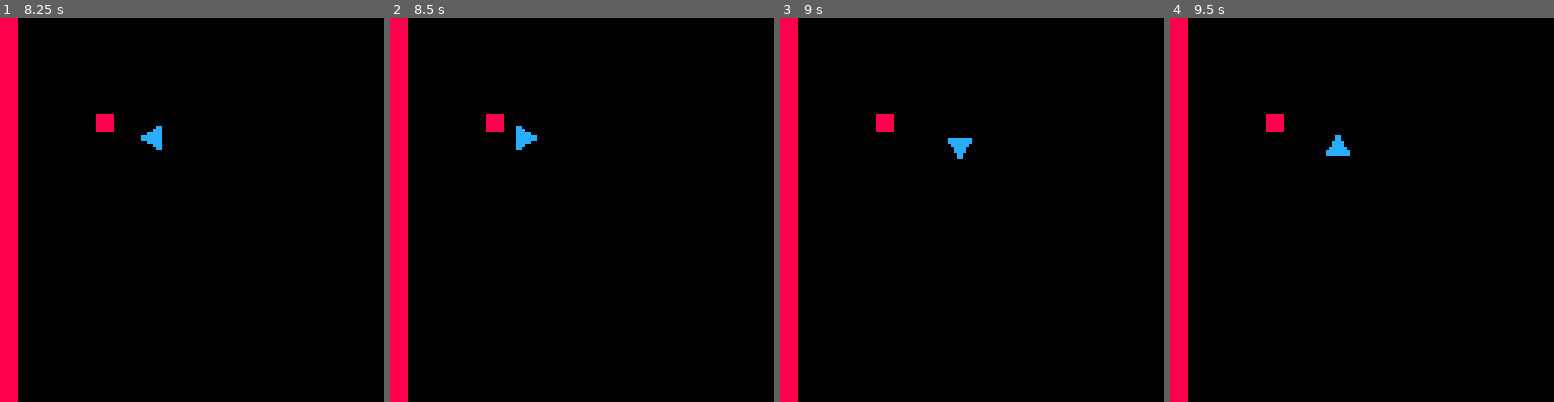
Above: before the commit, frames 1-4 (left to right).
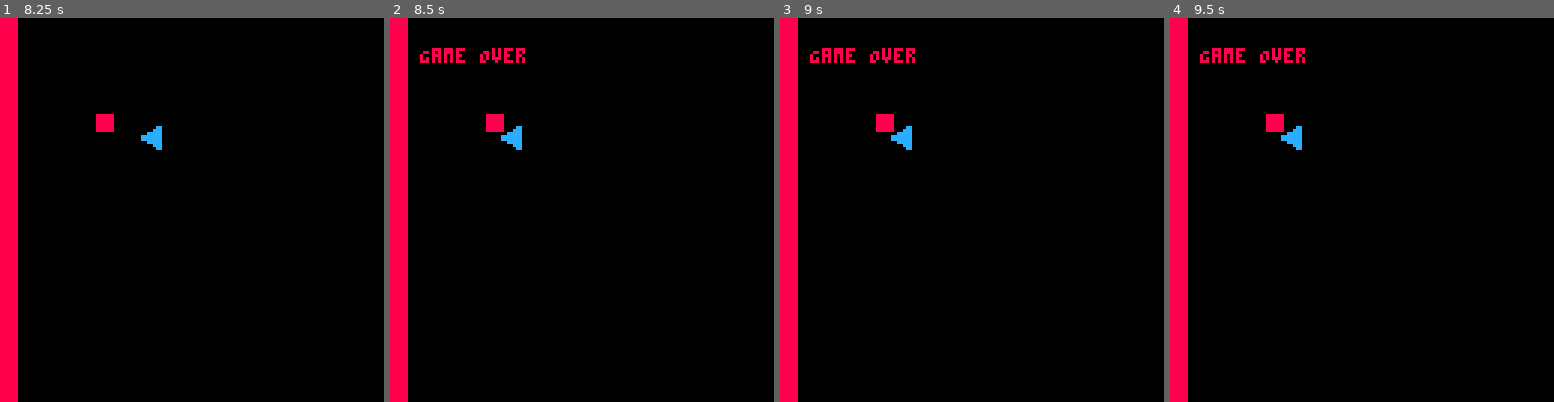
Above: after the commit, the same moments.

Repository: albertnez/0h-game-jam-2017
Game: PICO-8 cartridge game.p8
The game is run twice, just before and just after one commit, with the same random seed, the same clock (stepped at 60 frames per second) and the same inputs.
Inputs:
- Up to frame 1 (8.25 s): tap O (Z key) at 0.33, 0.7, 1.43, 2.22, 3.1, 3.98, 4.87, 5.75, 6.63, 7.52 s; tap X (X key) at 1.07, 2.07, 2.4, 2.73, 3.07, 3.4, 3.73, 4.07, 4.4, 4.73, 5.07, 5.4, 5.73, 6.07, 6.4, 6.73, 7.07, 7.4, 7.73, 8.07 s; hold Left 1.97-2.37 s; hold Down 2.42-2.82 s; hold Right 2.87-3.53 s; hold Up 3.58-4.08 s; hold Right 4.13-4.53 s; hold Down 4.58-5.08 s; hold Left 5.13-5.8 s; hold Up 5.85-6.18 s; hold Left 6.23-6.63 s; hold Down 6.68-7.08 s; hold Right 7.13-7.8 s; hold Up from 7.85 s (still down)
- Up to frame 2 (8.5 s): release Up at 8.35 s; tap X (X key) at 8.4 s; tap O (Z key) at 8.4 s; hold Right from 8.4 s (still down)
- Up to frame 3 (9 s): tap X (X key) at 8.73 s; release Right at 8.8 s; hold Down from 8.85 s (still down)
- Up to frame 4 (9.5 s): tap X (X key) at 9.07, 9.4 s; tap O (Z key) at 9.28 s; release Down at 9.35 s; hold Left from 9.4 s (still down)

Frame 1 is identical in both runs. In frame 2, 0.7% of the frame differs, in the area x 7-39%, y 7-34%; in frame 3, 0.9%, in the area x 7-50%, y 7-37%; in frame 4, 0.9%.

Commit message:
Add gameover logic

Diff:
--- a/game.p8
+++ b/game.p8
@@ -38,6 +38,7 @@
   y = 64,
   w = 8,
   h = 8,
+  alive = true,
 }
 
 obstacles = {}
@@ -55,7 +56,23 @@
   return o
 end
 
+function collision(o)
+  local col = (p.x <= o.x + o.w and
+               p.x + p.w >= o.x and
+               p.y <= o.y + o.h and
+               p.y + p.h >= o.y)
+  if col then
+    p.alive = false
+  end
+end
+
 function _update()
+  -- Check collision
+  foreach(obstacles, collision)
+
+  if not p.alive then
+    return
+  end
   -- Change dir
   if (changeDir()) then
     p.d += 1
@@ -71,6 +88,10 @@
 end
 
 function _draw()
+  if not p.alive then
+    print("Game Over", 10, 10)
+    return
+  end
   cls()
   -- obstacles
   foreach(obstacles, draw)
